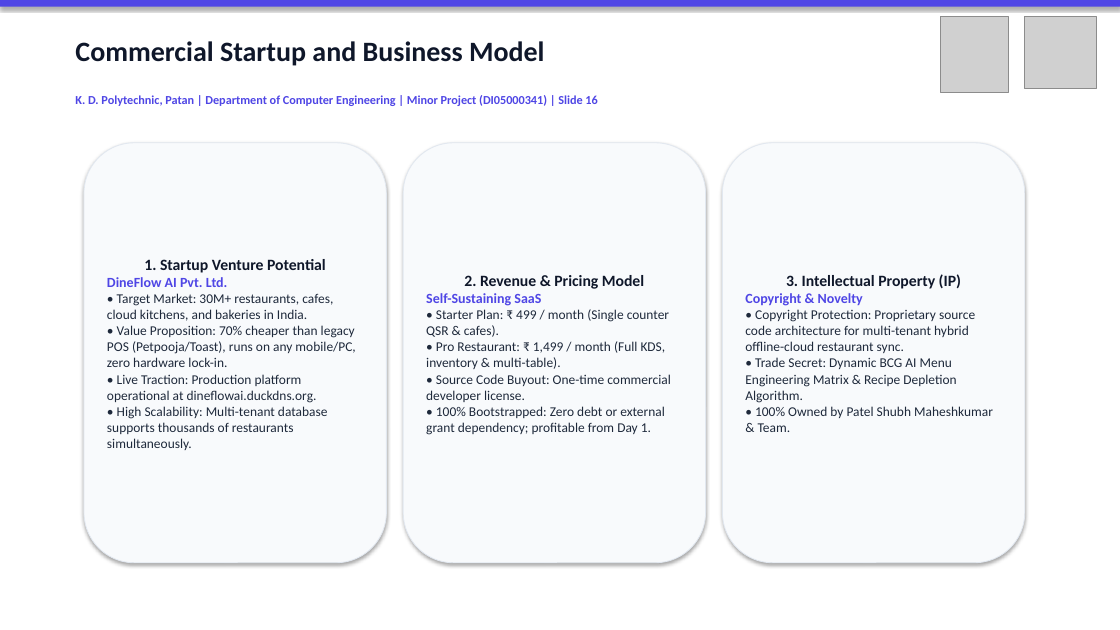
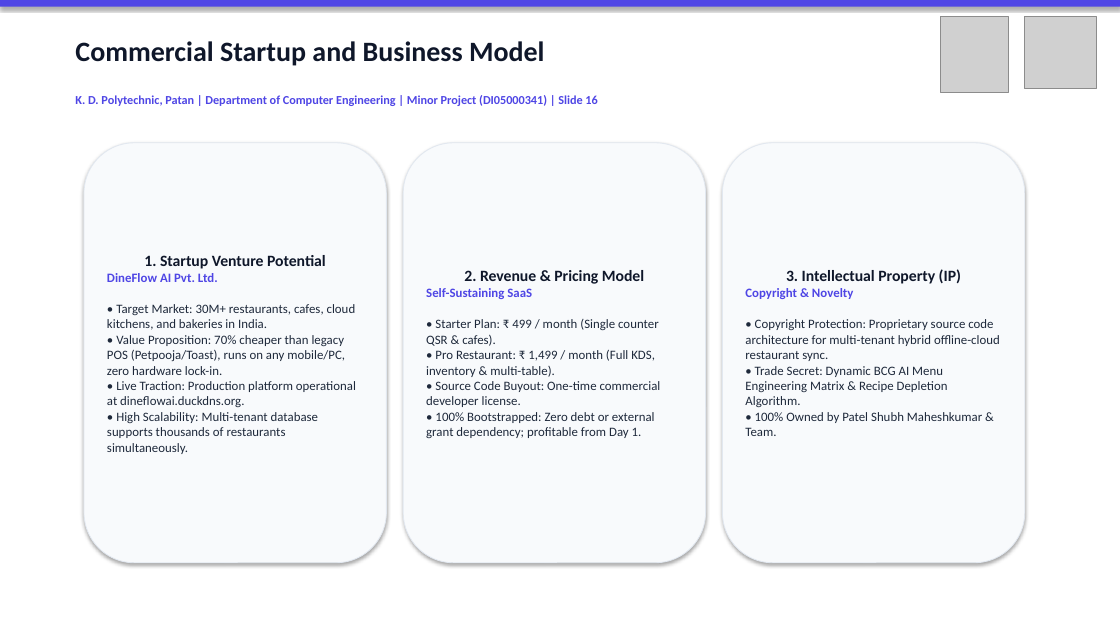
Before and after one commit to Shubh-Patel-07/DineFlow-AI, a slide deck: slide 16 of docs/DineFlow_AI_GTU_Minor_Project_Presentation.pptx. Drawn at 1120x630 pixels with LibreOffice and Linux fonts; fonts in the diff are those of the drawing; grey boxes stand for pictures. Boxes give left, top, right and bottom in pixels: in the first picture for what was removed or moved away, otherwise in the second. Text is boxed around its words. In the diff, an @@ line names an element or a change of style, - is before the commit and + after.

```diff
--- a/docs/DineFlow_AI_GTU_Minor_Project_Presentation.pptx
+++ b/docs/DineFlow_AI_GTU_Minor_Project_Presentation.pptx
@@ text in rounded rectangle at (107,273,356,454): size 12 to 11 pt in "DineFlow AI Pvt. Ltd."; size 11.5 to 11 pt in "• Target Market: 30M+ restaurants, cafes, cloud ..." @@
@@ text in rounded rectangle at (426,288,661,438): size 12 to 11 pt in "Self-Sustaining SaaS"; size 11.5 to 11 pt in "• Starter Plan: ₹ 499 / month ..." @@
@@ text in rounded rectangle at (745,288,1000,436): size 12 to 11 pt in "Copyright & Novelty"; size 11.5 to 11 pt in "• Copyright Protection: Proprietary source code architecture ..." @@
```
Also in this commit, not shown: 9 other slides changed, 1 slide added, 1 slide removed, 1 other file.
